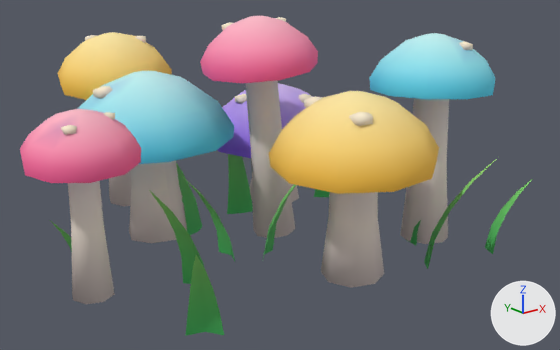
Renders of the glTF model shardlight/game/assets/models/verdant_flora/verdant_ground_tiny_mushrooms.glb from each side of a commit.
Camera for both pictures: a 50 mm lens placed at (-0.701, -0.972, 0.499), pointed at (0.062, -0.019, 0.118). Every picture has the same lights, and +X, +Y and +Z are marked at lower right. The older version comes first. Vertices at exactly the same position are counted once.

In view in the first picture: 'verdant_ground_tiny_mushrooms'.
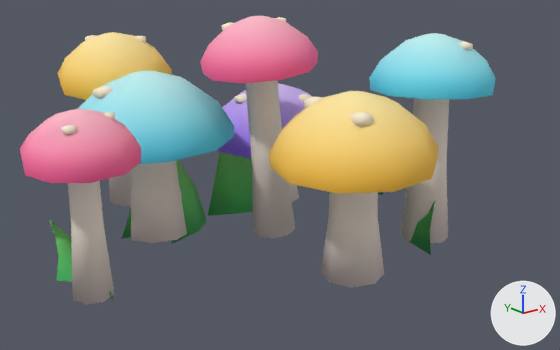
Where the change shows, as pixel boxes [x1, y1, x2, y2] in the pictures (560 x 350 px; the box of a moved part takes in the faces that stretch with it):
```json
{"object": "verdant_ground_tiny_mushrooms", "change": "reshaped", "before": [20, 16, 532, 336], "after": [20, 16, 495, 304], "on screen": "7% narrower, 10% shorter"}
{"part": 1, "of": "me_verdant_ground_tiny_mushrooms", "change": "deleted", "before": [149, 160, 532, 336]}
{"part": 2, "of": "me_verdant_ground_tiny_mushrooms", "change": "moved or reshaped", "before": [176, 154, 253, 235], "after": [122, 152, 253, 244]}
{"part": 3, "of": "me_verdant_ground_tiny_mushrooms", "change": "moved or reshaped", "before": [51, 221, 72, 252], "after": [49, 220, 113, 299]}
{"part": 4, "of": "me_verdant_ground_tiny_mushrooms", "change": "moved or reshaped", "before": [409, 220, 421, 246], "after": [409, 200, 436, 255], "on screen": "mostly hidden before"}
{"part": 5, "of": "me_verdant_ground_tiny_mushrooms", "change": "edited", "before": [31, 17, 485, 304], "after": [31, 17, 485, 304], "on screen": "looks the same"}
```

Edits to the scene script, one JSON object a line:
```json
{"block": "me_verdant_ground_tiny_mushrooms", "where": "# used by ob_verdant_ground_tiny_mushrooms; location = (0.0, 0.0, 0.0)"}
{"op": "remove", "block": "me_verdant_ground_tiny_mushrooms", "code": "me_verdant_ground_tiny_mushrooms.from_pydata(...)  # 875 vertices, 1372 faces; spans x -0.364..0.398, y -0.317..0.405, z 0.0..0.373"}
{"op": "add", "block": "me_verdant_ground_tiny_mushrooms", "code": "me_verdant_ground_tiny_mushrooms.from_pydata(...)  # 763 vertices, 1246 faces; spans x -0.364..0.398, y -0.317..0.405, z 0.0..0.373"}
{"block": "me_verdant_ground_tiny_mushrooms", "change": "me_verdant_ground_tiny_mushrooms part 1: 7 loose pieces with 91 vertices, spanning x -0.264..0.351, y -0.315..0.136, z 0.004..0.19, are deleted"}
{"block": "me_verdant_ground_tiny_mushrooms", "change": "me_verdant_ground_tiny_mushrooms part 2"}
{"block": "me_verdant_ground_tiny_mushrooms", "change": "11 vertices are removed from x -0.097..0.108, y 0.118..0.157, z 0.032..0.107"}
{"block": "me_verdant_ground_tiny_mushrooms", "change": "26 faces are deleted"}
{"block": "me_verdant_ground_tiny_mushrooms", "change": "22 vertices move from x -0.109..0.112, y 0.089..0.18, z 0.004..0.153 to x -0.143..0.146, y 0.082..0.18, z 0.002..0.138"}
{"block": "me_verdant_ground_tiny_mushrooms", "change": "2 vertices are added at (-0.002, 0.14, 0.069), (-0.04, 0.153, 0.037)"}
{"block": "me_verdant_ground_tiny_mushrooms", "change": "14 new faces join them, mat_vc_foliage"}
{"block": "me_verdant_ground_tiny_mushrooms", "change": "me_verdant_ground_tiny_mushrooms part 3"}
{"block": "me_verdant_ground_tiny_mushrooms", "change": "4 vertices are removed from x -0.291..-0.28, y -0.006..0.031, z 0.037..0.071"}
{"block": "me_verdant_ground_tiny_mushrooms", "change": "9 faces are deleted"}
{"block": "me_verdant_ground_tiny_mushrooms", "change": "7 vertices move from x -0.307..-0.262, y -0.01..0.037, z 0.004..0.1 to x -0.309..-0.261, y -0.047..0.068, z 0.002..0.09"}
{"block": "me_verdant_ground_tiny_mushrooms", "change": "1 vertex is added at (-0.298, 0.05, 0.045)"}
{"block": "me_verdant_ground_tiny_mushrooms", "change": "5 new faces join them, mat_vc_foliage"}
{"block": "me_verdant_ground_tiny_mushrooms", "change": "me_verdant_ground_tiny_mushrooms part 4"}
{"block": "me_verdant_ground_tiny_mushrooms", "change": "8 vertices are removed from x 0.093..0.248, y -0.18..-0.108, z 0.032..0.086"}
{"block": "me_verdant_ground_tiny_mushrooms", "change": "18 faces are deleted"}
{"block": "me_verdant_ground_tiny_mushrooms", "change": "14 vertices move from x 0.085..0.26, y -0.183..-0.084, z 0.004..0.122 to x 0.068..0.265, y -0.219..-0.066, z 0.002..0.11"}
{"block": "me_verdant_ground_tiny_mushrooms", "change": "2 vertices are added at (0.223, -0.205, 0.038), (0.085, -0.146, 0.055)"}
{"block": "me_verdant_ground_tiny_mushrooms", "change": "10 new faces join them, mat_vc_foliage"}
{"block": "me_verdant_ground_tiny_mushrooms", "change": "me_verdant_ground_tiny_mushrooms part 5: 834 kept faces spanning x -0.352..0.398, y -0.317..0.386, z 0.0..0.373 get new vertex colours"}
{"block": "me_verdant_ground_tiny_mushrooms", "change": "other edits to the shape of me_verdant_ground_tiny_mushrooms do not show in these pictures"}
```
